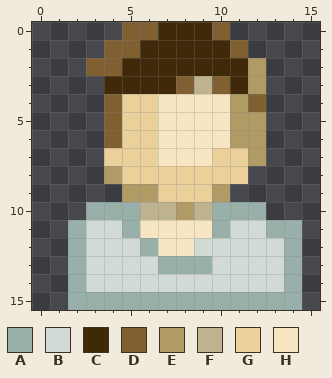
Two versions of one pixel-art sprite, resources/icons/16/user-16.png. The picture above was drawn from the file before the commit.
The file is 16x16 pixels.
Palette (. is transparent): A #99afaa  B #d1dad4  C #402908  D #806030  E #b19b64  F #beb28f  G #ebd099  H #f7e6c1
Pixels before, first column x 2:
 0 ...DDCCCD....
 1 ..DDCCCCCD...
 2 .DDCCCCCCCE..
 3 ..CCCCDFDCE..
 4 ..DGGHHHHED..
 5 ..DGGHHHHEE..
 6 ..DGGHHHHEE..
 7 ..GGGHHHGGE..
 8 ..EGGGGGGG...
 9 ...EEGGGE....
10 .AAAFFEFAAA..
11 ABBAHHHHABBAA
12 ABBBAHHBBBBBA
13 ABBBBAAABBBBA
14 ABBBBBBBBBBBA
15 AAAAAAAAAAAAA
And afterwards:
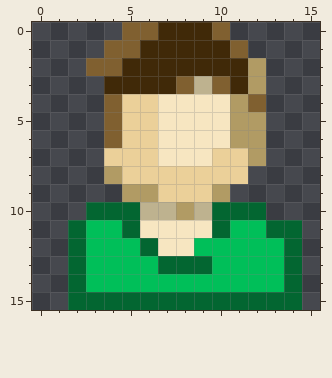
From old to new:
colour A: #99afaa -> #036631
colour B: #d1dad4 -> #00bf59
Boxes around the changes in both pictures, in picture pixels (x1, y1, x2, y2):
changed: (68, 202, 302, 310)
